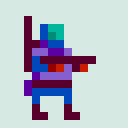
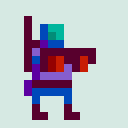
Revision of a layered w=128, h=128 image; what changed, layer by layer:
added layer "forward copy 16" above "forward copy 5" over left=32, top=48, right=96, bottom=72
hid "forward copy 5" over left=32, top=48, right=96, bottom=72
